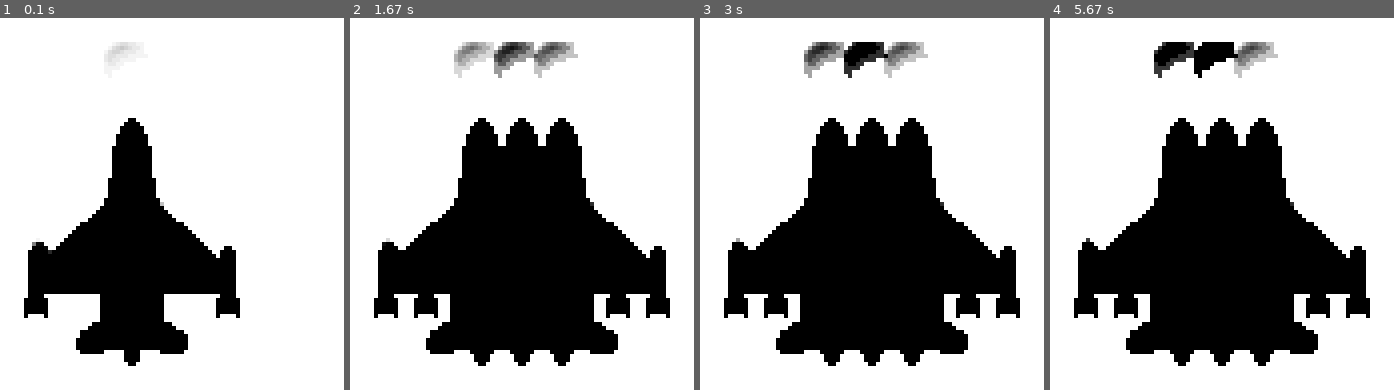
Above: before the commit, frames 1-4 (left to right).
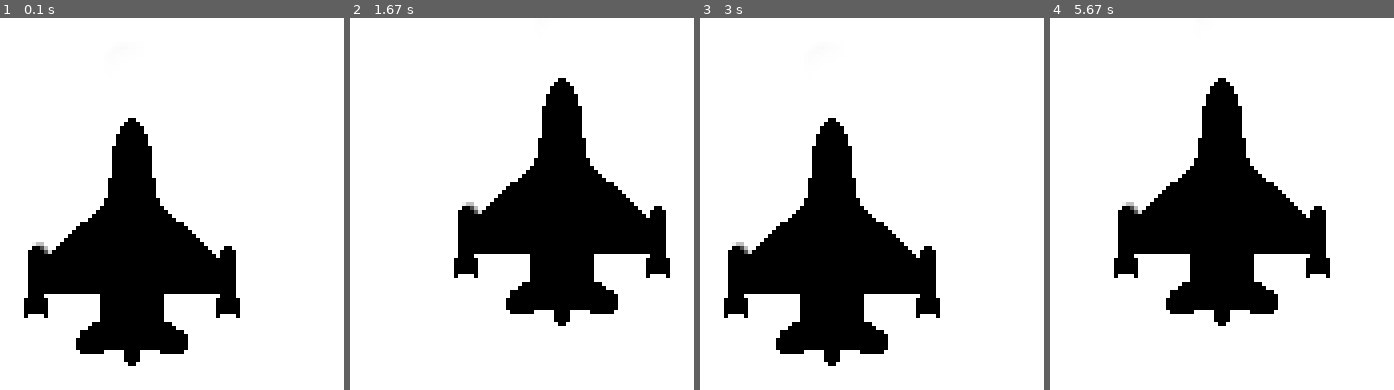
Above: after the commit, the same moments.

Repository: eunsu28/pygame_project
Game: pygame game, started from main.py
Two runs of this game, one before a commit and one after it. Both use one fixed random seed, a clock stepped at 60 frames per second and the inputs below.
Inputs:
- Up to frame 1 (0.1 s): no input
- Up to frame 2 (1.67 s): hold D 0.33-0.8 s; hold W 0.83-1.13 s; hold D 1.17-1.63 s
- Up to frame 3 (3 s): hold A 1.67-2.2 s; hold S 2.23-2.53 s; hold A 2.57-2.97 s
- Up to frame 4 (5.67 s): hold W 3-3.37 s; hold D 3.4-4.03 s; hold S 4.07-4.43 s; hold A 4.47-4.93 s; hold D 4.97-5.43 s; hold W from 5.47 s (still down)

The runs differ from the first frame. In frame 1, 0.3% of the frame differs, in the area x 9-48%, y 6-64%; in frame 2, 26%, in the area x 6-94%, y 6-94%; in frame 3, 17%; in frame 4, 21%.

Commit message:
change something

Diff:
--- a/main.py
+++ b/main.py
@@ -10,10 +10,6 @@
 pygame.display.set_caption('Hello World!')
 color = (255, 255, 255)
 clock = pygame.time.Clock()
-
-# Changing surface color
-DISPLAYSURF.fill(color)
-pygame.display.flip()
 
 running = True
 while running:
@@ -28,10 +24,11 @@
             elif event.key == pygame.K_d:
                 character_x += 10
             elif event.key == pygame.K_s:
-                print("down")
+                character_y += 10
             elif event.key == pygame.K_w:
-                print("up")
+                character_y -= 10
     #write your code
+    DISPLAYSURF.fill(color)
     DISPLAYSURF.blit(character, (character_x, character_y))
     #
     pygame.display.update()
